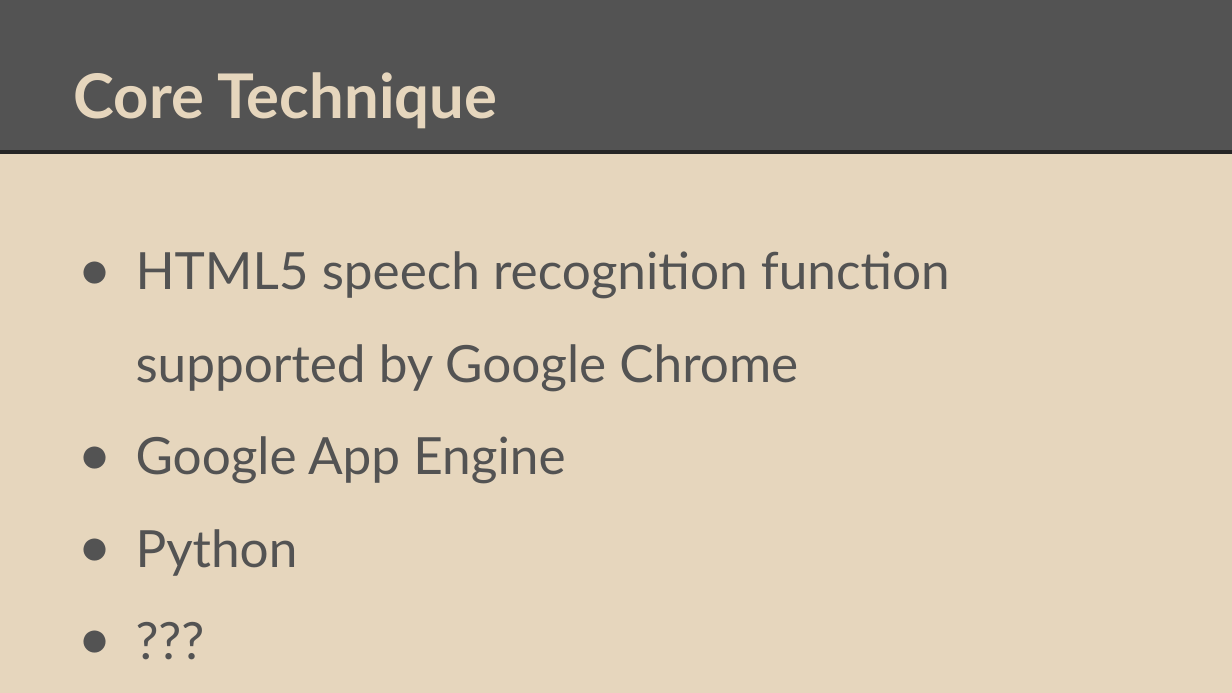
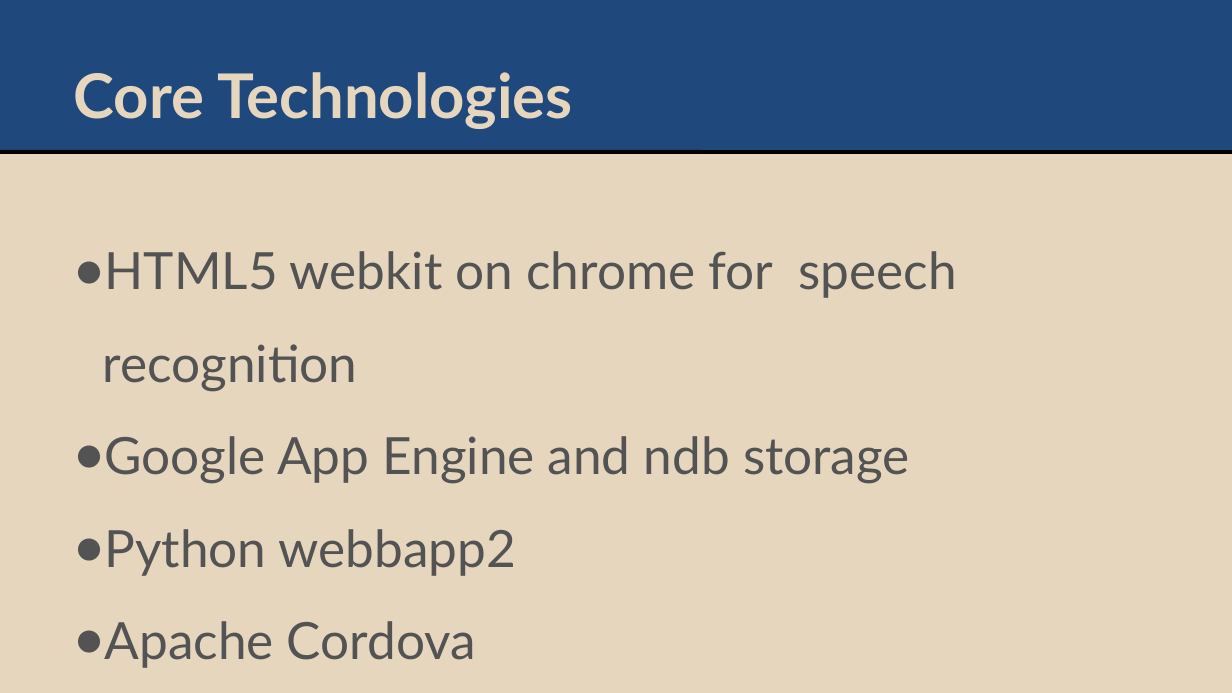
Before and after one commit to paritosh-gupta/AI_valet_CS-275-drexel, a slide deck: slide 5 of CS275-Projcet.pptx (slide 4 before the commit). Drawn at 1232x693 pixels with LibreOffice and Linux fonts; fonts in the diff are those of the drawing. Boxes give left, top, right and bottom in pixels: in the first picture for what was removed or moved away, otherwise in the second. Text is boxed around its words. In the diff, an @@ line names an element or a change of style, - is before the commit and + after.

```diff
--- a/CS275-Projcet.pptx
+++ b/CS275-Projcet.pptx
@@ rectangle at [0, 0, 1232, 152]: fill #535353 to #1F497D @@
@@ text at [74, 72, 573, 129]: text changed @@
-Core Technique
+Core Technologies
@@ line (0, 152) - (1232, 152): stroke #262626 2.25 pt to #000000 2.24 pt @@
@@ text at [103, 251, 957, 668]: text changed @@
-● HTML5 speech recognition function supported by Google Chrome
-● Google App Engine
-● Python
-● ???
+● HTML5 webkit on chrome for speech recognition
+● Google App Engine and ndb storage
+● Python webbapp2
+● Apache Cordova
```
Also in this commit, not shown: 6 other slides changed, 4 slides added, 1 other file.
